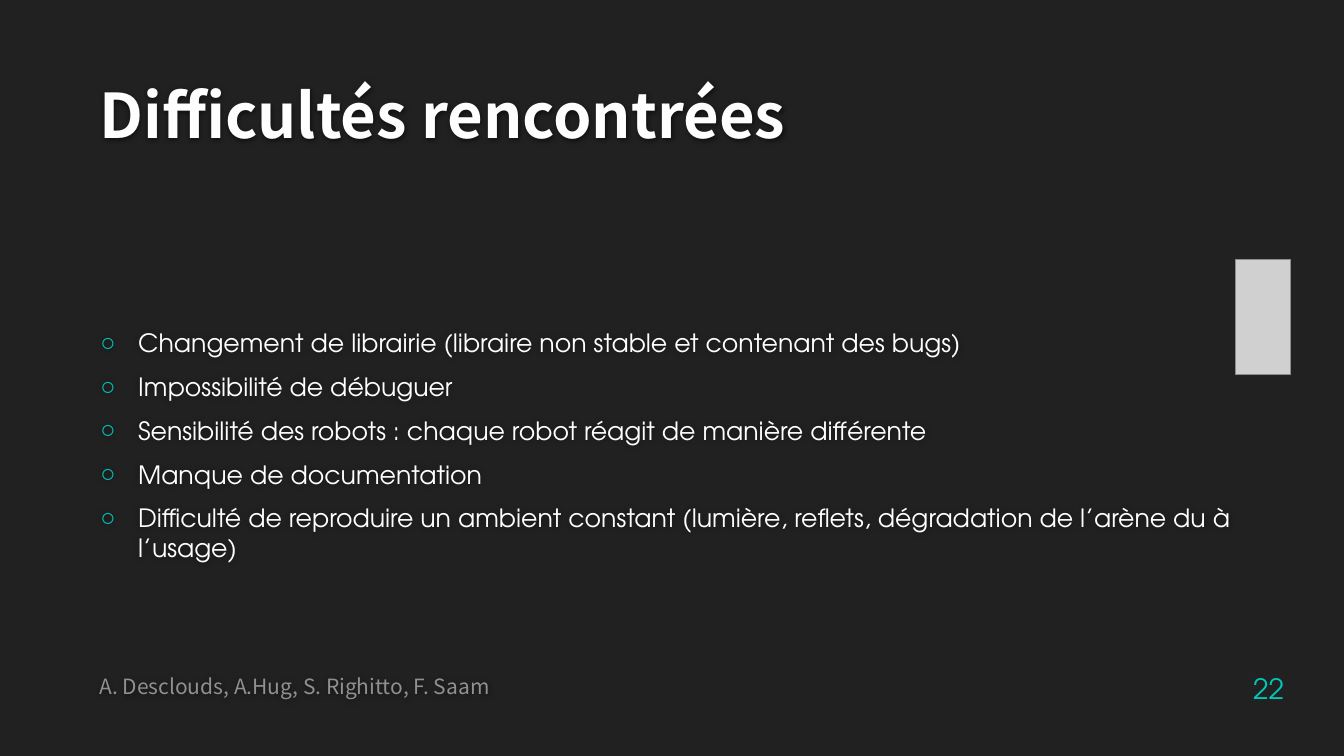
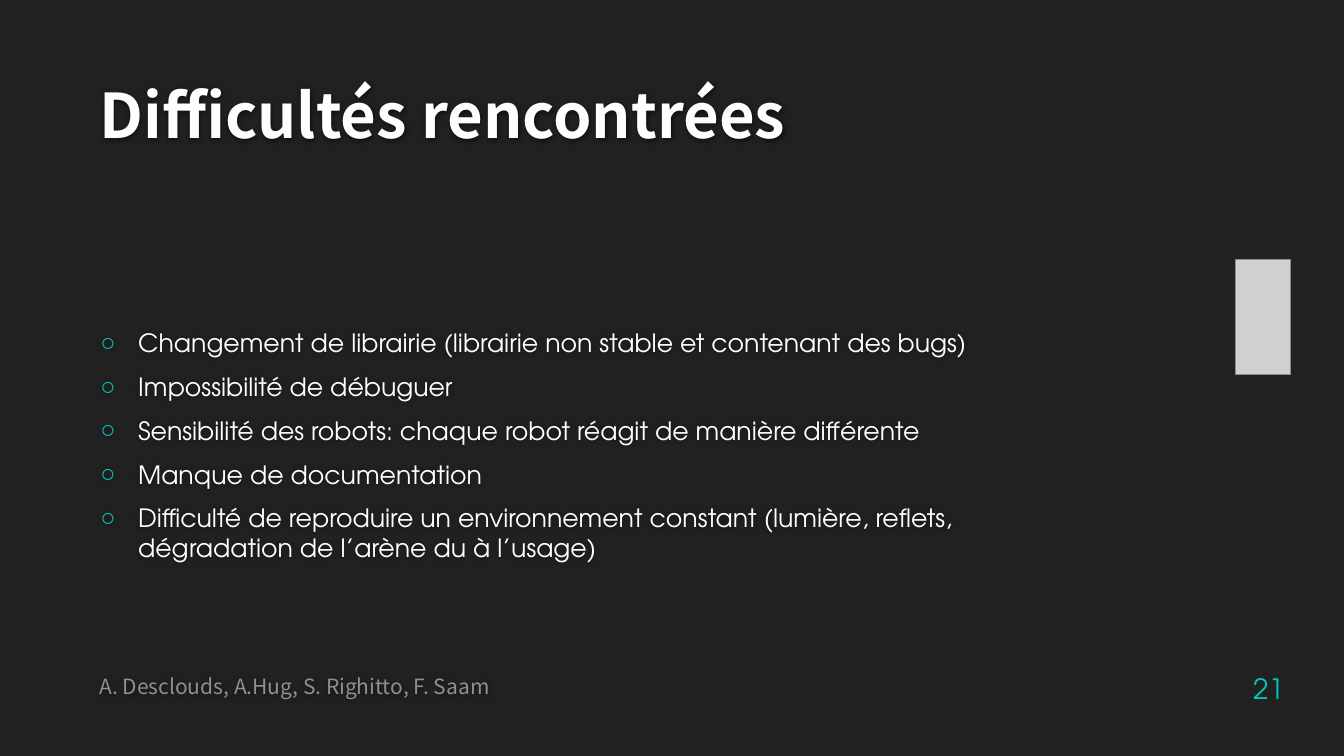
Before and after one commit to SimoneRighitto/SFT15_Elisa, a slide deck: slide 21 of Elisa-3_presentation.pptx (slide 22 before the commit). Drawn at 1344x756 pixels with LibreOffice and Linux fonts; fonts in the diff are those of the drawing; grey boxes stand for pictures; background and template pictures are left out. Boxes give left, top, right and bottom in pixels: in the first picture for what was removed or moved away, otherwise in the second. Text is boxed around its words. In the diff, an @@ line names an element or a change of style, - is before the commit and + after.

Commit message:
updating ppt

```diff
--- a/Elisa-3_presentation.pptx
+++ b/Elisa-3_presentation.pptx
@@ text at box(138, 333, 966, 358): text changed @@
-○ Changement de librairie (libraire non stable et contenant des bugs)
+○ Changement de librairie (librairie non stable et contenant des bugs)
@@ text at box(138, 421, 919, 446): spaces changed @@
-○ Sensibilité des robots : chaque robot réagit de manière différente
+○ Sensibilité des robots: chaque robot réagit de manière différente
@@ text at box(138, 508, 952, 563): text changed @@
-○ Difficulté de reproduire un ambient constant (lumière, reflets, dégradation de l’arène du à l’usage)
+○ Difficulté de reproduire un environnement constant (lumière, reflets, dégradation de l’arène du à l’usage)
@@ page number at box(1253, 678, 1284, 699): text changed @@
-22
+21
```
Also in this commit, not shown: 14 other slides changed.
